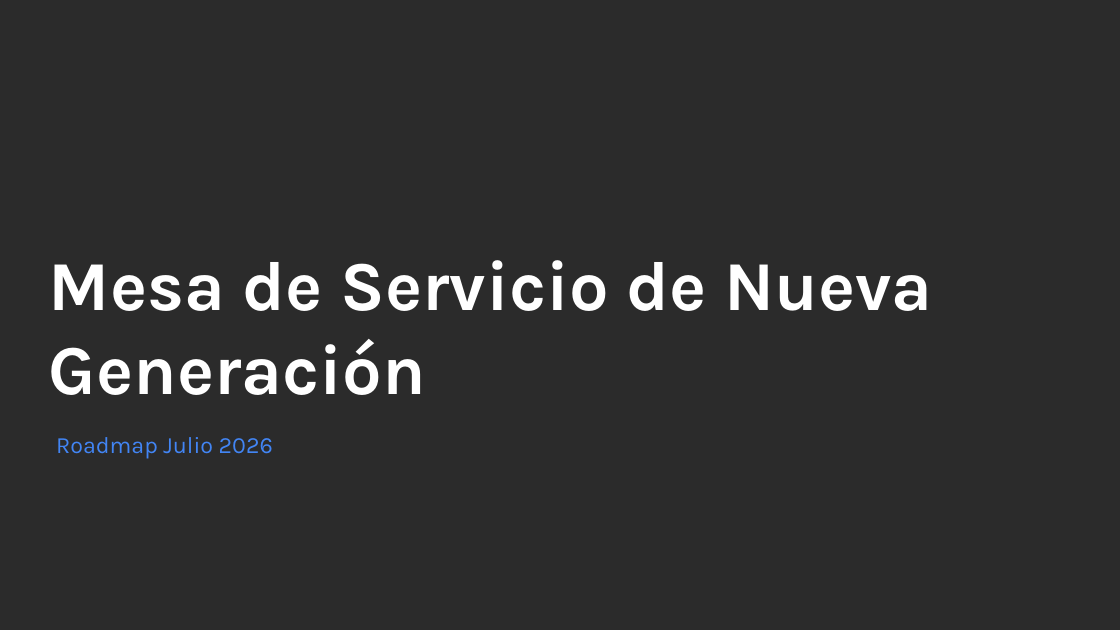
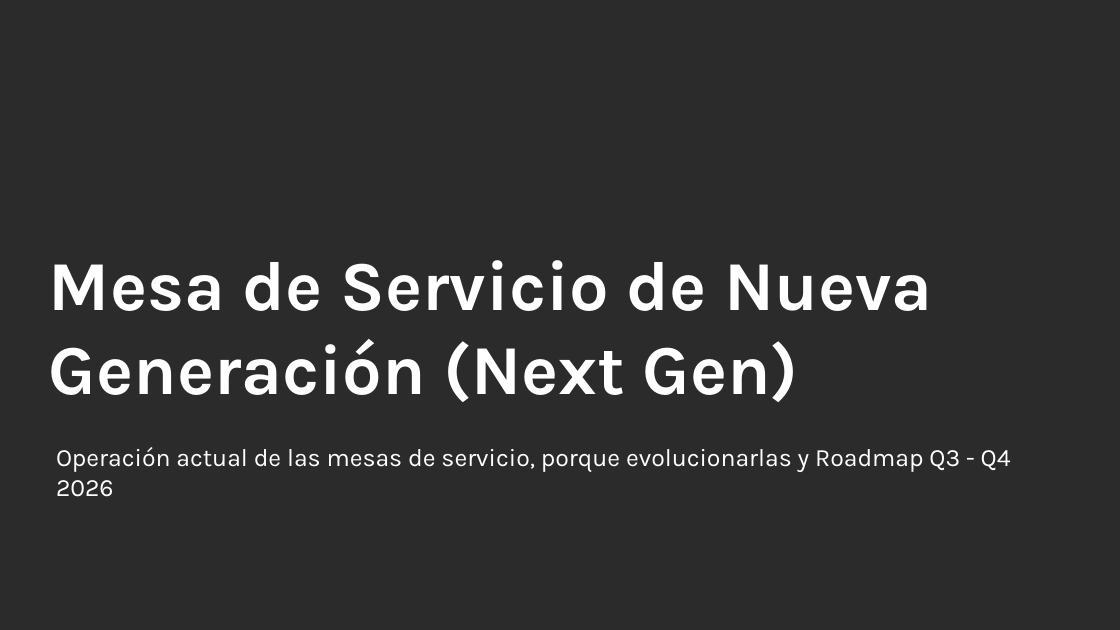
Before and after one commit to nataliazarthapersonalsoft/mesadeservicio-modernizacionaplicaciones, a slide deck: slide 1 of 04-planning/roadmaps/Mesa de Servicio Roadmap_v2.pptx. Drawn at 1120x630 pixels with LibreOffice and Linux fonts; fonts in the diff are those of the drawing; background and template pictures are left out; a plain dark background stands for a picture behind light text. Boxes give left, top, right and bottom in pixels: in the first picture for what was removed or moved away, otherwise in the second. Text is boxed around its words. In the diff, an @@ line names an element or a change of style, - is before the commit and + after.

```diff
--- a/04-planning/roadmaps/Mesa de Servicio Roadmap_v2.pptx
+++ b/04-planning/roadmaps/Mesa de Servicio Roadmap_v2.pptx
@@ title at box(49, 260, 933, 402): text changed @@
-Mesa de Servicio de Nueva Generación
+Mesa de Servicio de Nueva Generación (Next Gen)
@@ subtitle at box(56, 447, 1011, 497): text changed; size 15 to 16 pt; text colour #4285F4 to #FFFFFF @@
-Roadmap Julio 2026
+Operación actual de las mesas de servicio, porque evolucionarlas y Roadmap Q3 - Q4 2026
```
Also in this commit, not shown: 9 other slides changed, 9 slides added, 6 slides removed, 5 other files.
